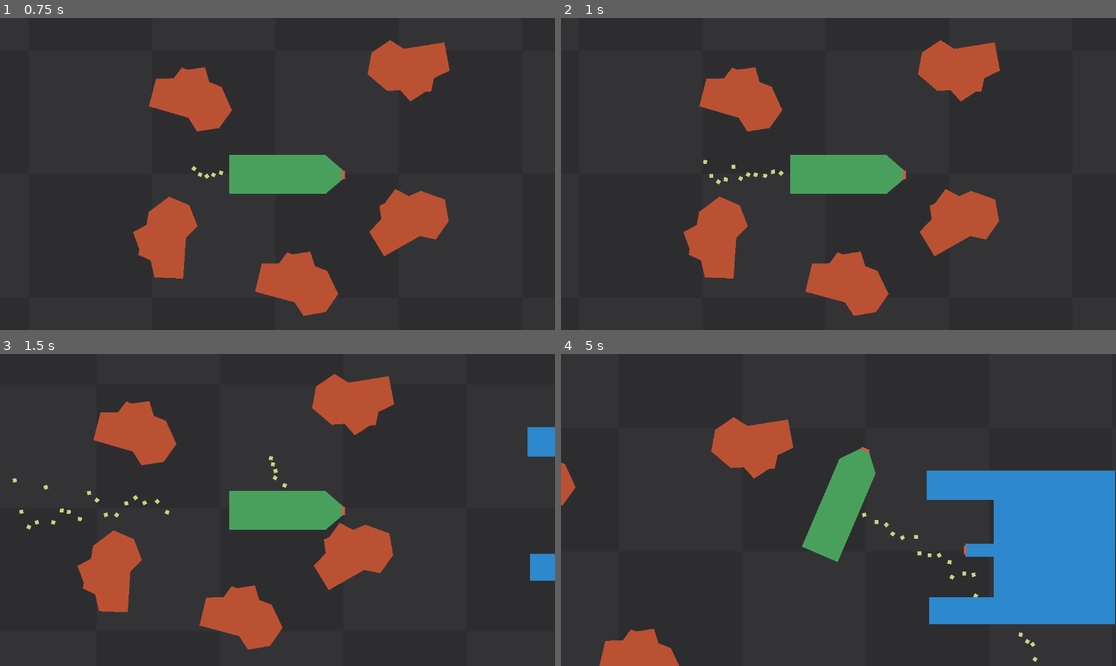
Above: before the commit, frames 1-4 (two rows, left to right).
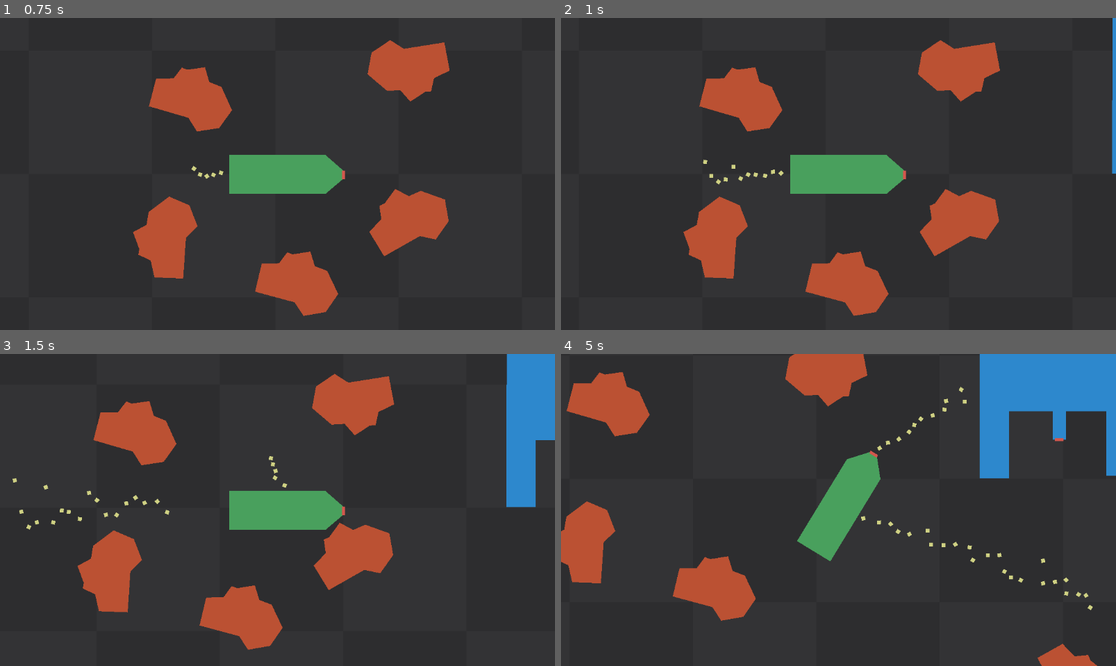
Above: after the commit, the same moments.

Repository: KevinStirling/flip_n_burn
Game: Godot game, scene res://scenes/Test.tscn
Same seed, same stepped clock (60 frames per second), same inputs: the game is played once before the commit and once after it. The project has no main scene, so this scene is started directly.
Inputs (mouse positions are in pixels of both pictures, inside the frame that each line leads up to):
- Up to frame 1 (0.75 s): tap Enter at 0.5 s; move the mouse to (344, 174) at 0.52 s; hold D (right) from 0.53 s (still down)
- Up to frame 2 (1 s): keep holding D (right)
- Up to frame 3 (1.5 s): move the mouse to (166, 525) at 1.27 s; release D (right) at 1.28 s; hold S (down) from 1.28 s (still down)
- Up to frame 4 (5 s): move the mouse to (1093, 488) at 2.02 s; release S (down) at 2.03 s; hold D (right) 2.03-2.78 s; move the mouse to (810, 572) at 2.77 s; hold W (up) 2.78-3.53 s; move the mouse to (1005, 556) at 3.52 s; hold A (left) from 3.53 s (still down); move the mouse to (672, 463) at 4.27 s

Frame 1 is identical in both runs. In frame 2, 0.3% of the frame differs, in the area x 99-100%, y 0-50%; in frame 3, 3.9%; in frame 4, 31%, in the area x 0-100%, y 0-100%.

Commit message:
feat: show ghost outline of ship when in docking range for debug

Diff:
--- a/scenes/Test.tscn
+++ b/scenes/Test.tscn
@@ -103,7 +103,8 @@
 rotation = -0.98735976
 
 [node name="Station" type="StaticBody2D" parent="." unique_id=563440380]
-position = Vector2(641, 9)
+position = Vector2(771, -2.999999)
+rotation = -1.5695834
 
 [node name="Polygon2D" type="Polygon2D" parent="Station" unique_id=223913134]
 color = Color(0.17883888, 0.5372504, 0.8065129, 1)
--- a/scripts/mount_point.gd
+++ b/scripts/mount_point.gd
@@ -9,6 +9,7 @@
 @export var highlight_color: Color = Color.WHITE
 @export var mouseover_color: Color = Color.GREEN
 @export var dock_gap: float = 0.0
+@export var debug_docking_ghost_enabled: bool = true
 
 var in_range: bool = false
 var _ship: Ship
@@ -47,6 +48,16 @@
 			Color.GREEN,
 			2.0,
 		)
+
+		if location != Location.STATION or _obj_in_radius._ship == null:
+			return
+
+		if debug_docking_ghost_enabled:
+			# draw an outline of the ships target position for docking
+			var target := dock_target_for(_obj_in_radius)
+			draw_set_transform_matrix(global_transform.affine_inverse() * target)
+			draw_polyline(_ghost_points(_obj_in_radius._ship), Color(0.2, 1.0, 0.4, 0.45), 1.0)
+			draw_set_transform_matrix(Transform2D.IDENTITY)
 
 
 ## world transfor the must much reach to mount the statsion. uses dock_gap
@@ -96,3 +107,9 @@
 	in_range = false
 	if location == Location.STATION:
 		mount_point.color = _default_color
+
+
+func _ghost_points(ship: Ship) -> PackedVector2Array:
+	var pts := (ship.get_node("Polygon2D") as Polygon2D).polygon.duplicate()
+	pts.append(pts[0])
+	return pts
